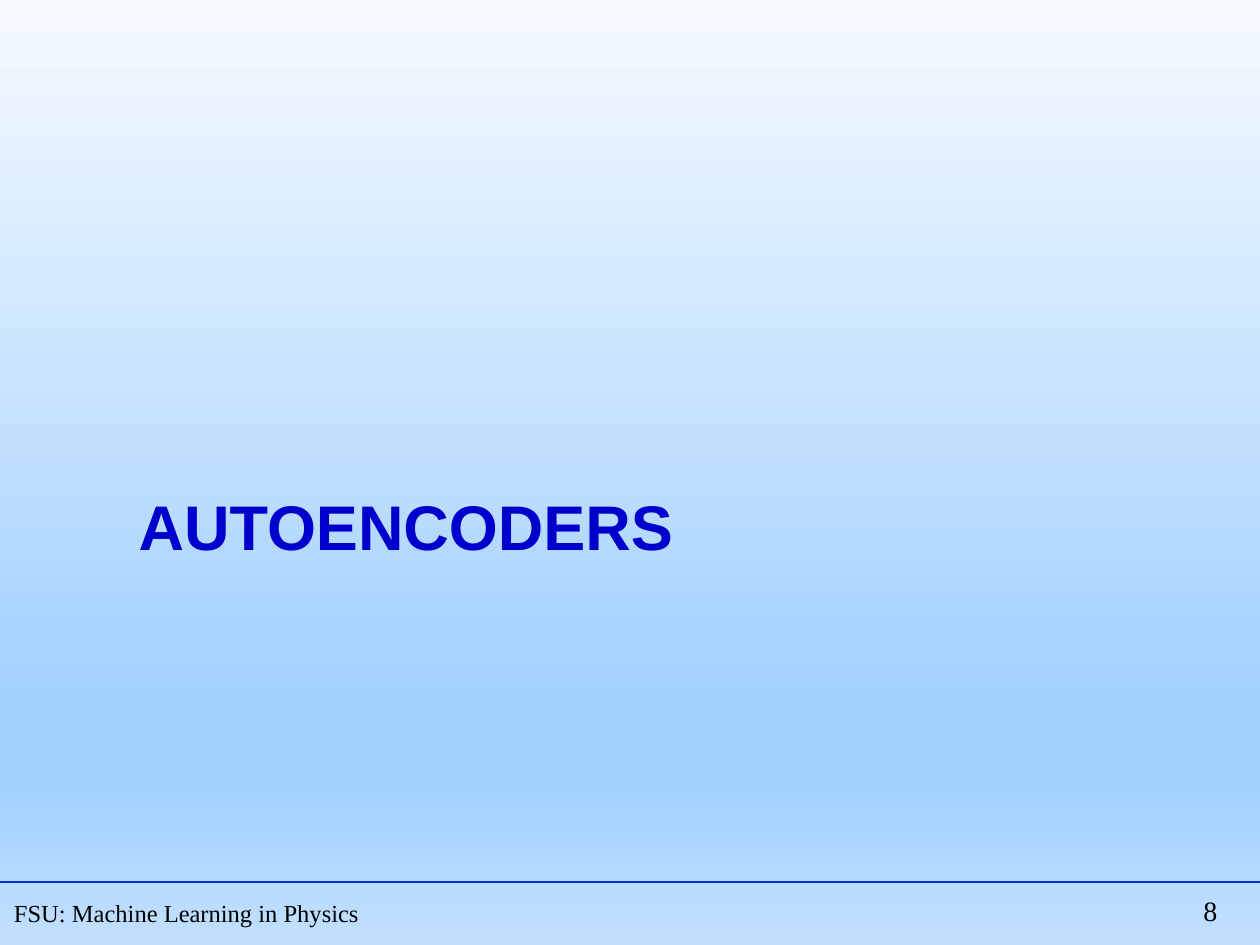
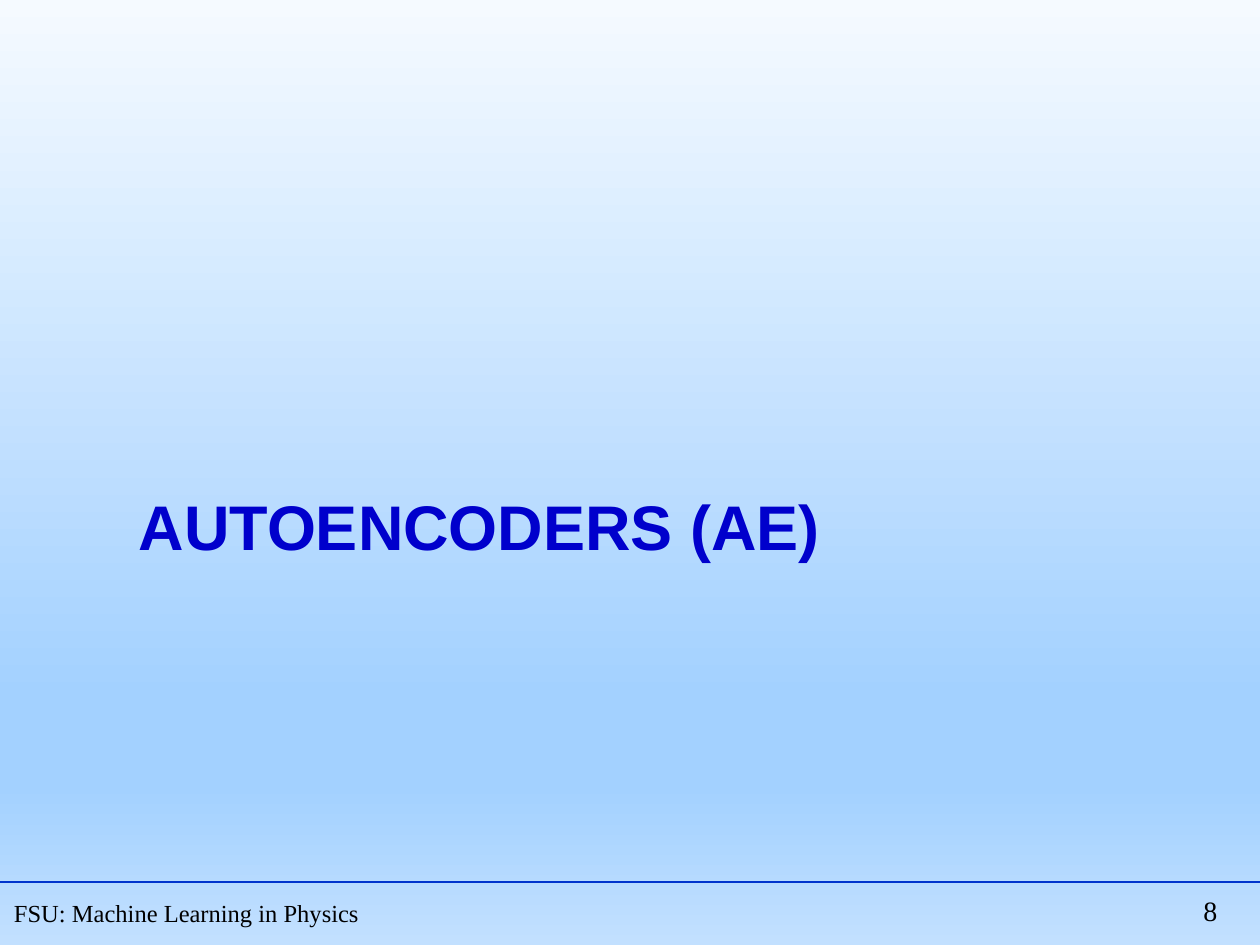
Before and after one commit to hbprosper/mlinphysics, a slide deck: slide 8 of Lectures/05.AE/Lecture_AE.pptx. Drawn at 1260x945 pixels with LibreOffice and Linux fonts; fonts in the diff are those of the drawing. Boxes give left, top, right and bottom in pixels: in the first picture for what was removed or moved away, otherwise in the second. Text is boxed around its words. In the diff, an @@ line names an element or a change of style, - is before the commit and + after.

```diff
--- a/Lectures/05.AE/Lecture_AE.pptx
+++ b/Lectures/05.AE/Lecture_AE.pptx
@@ title at [139, 504, 819, 562]: text changed @@
-AUTOENCODERS
+AUTOENCODERS (AE)
```
Also in this commit, not shown: 8 other slides changed, 8 slides added, 3 slides removed, 2 other files.
